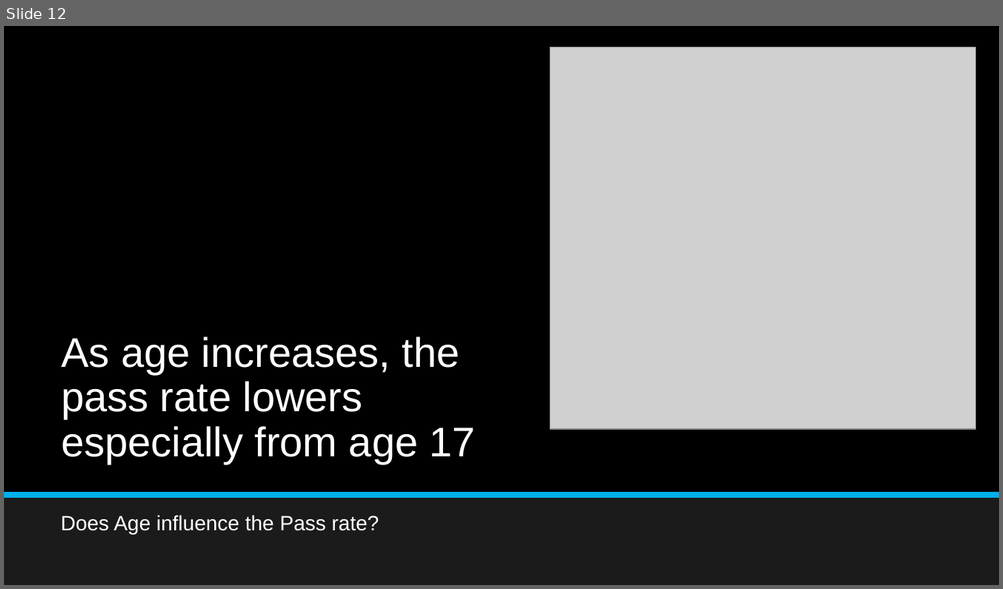
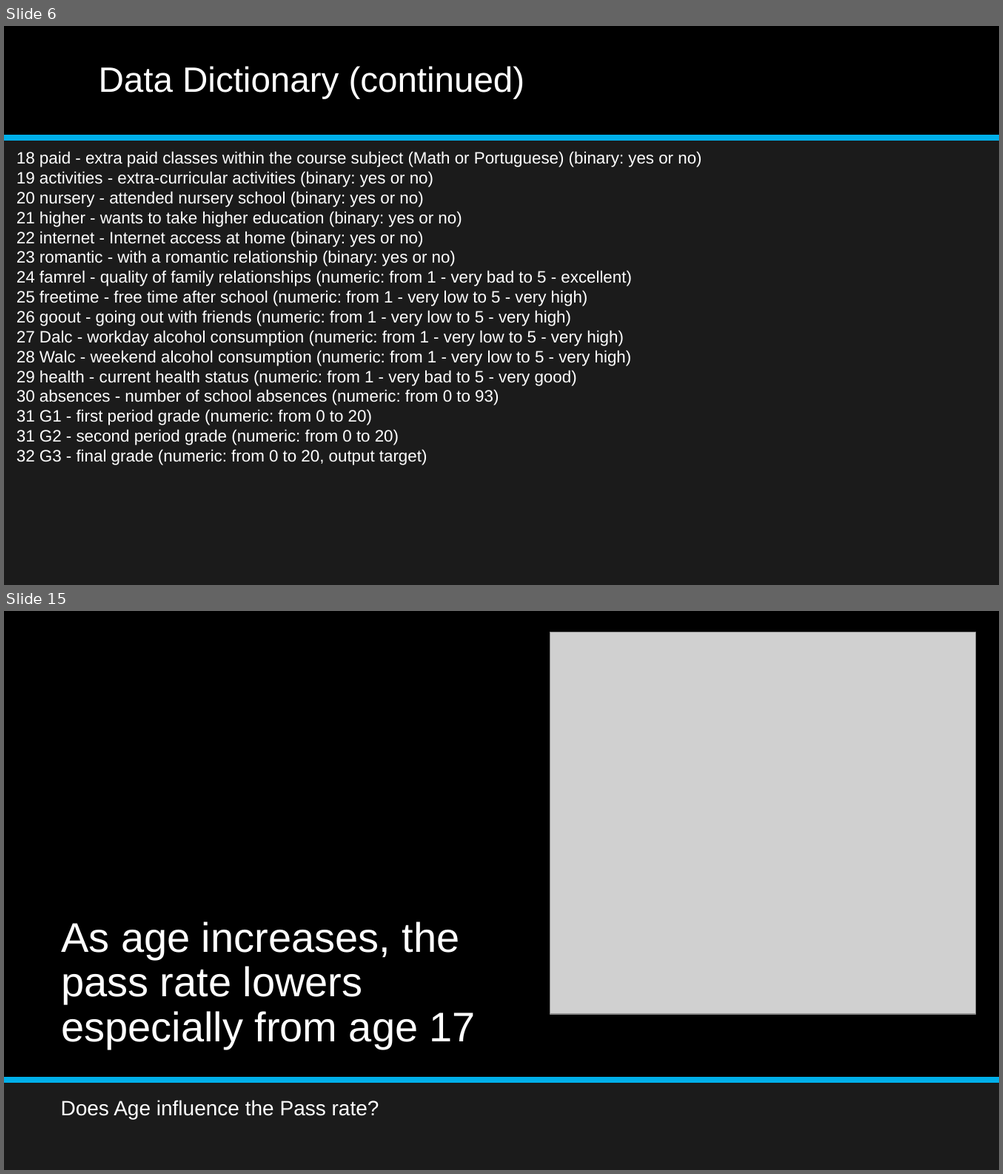
Before and after one commit to aajunwa/capstone, a slide deck: Student Alcohol Consumption Data Science Project.pptx. Shown one above the other, each under a label of ours: slide 12 before the commit, slides 6 and 15 after it; the slides between them are not shown. The pictures are 1003x589 and 1003x1174 pixels, drawn with LibreOffice and Linux fonts; fonts in the diff are those of the drawing; grey boxes stand for pictures. Boxes give left, top, right and bottom in pixels: in the first picture for what was removed or moved away, otherwise in the second. Text is boxed around its words. In the diff, an @@ line names an element or a change of style, - is before the commit and + after.

```diff
--- a/Student Alcohol Consumption Data Science Project.pptx
+++ b/Student Alcohol Consumption Data Science Project.pptx
@@ slide 6 added at (4, 26, 999, 585), background #1B1B1B @@
@@ rectangle added at (4, 26, 999, 138), fill #000000 @@
@@ title added at (99, 66, 525, 99), 34 pt, text #FFFFFF @@
+Data Dictionary (continued)
@@ line added from (4, 138) to (999, 138), #00B0EA 6 pt @@
@@ text added at (17, 151, 701, 466), 16 pt, text #FFFFFF @@
+18 paid - extra paid classes within the course subject (Math or Portuguese) (binary: yes or no)
+19 activities - extra-curricular activities (binary: yes or no)
+20 nursery - attended nursery school (binary: yes or no)
+21 higher - wants to take higher education (binary: yes or no)
+22 internet - Internet access at home (binary: yes or no)
+23 romantic - with a romantic relationship (binary: yes or no)
+24 famrel - quality of family relationships (numeric: from 1 - very bad to 5 - excellent)
+25 freetime - free time after school (numeric: from 1 - very low to 5 - very high)
+26 goout - going out with friends (numeric: from 1 - very low to 5 - very high)
+27 Dalc - workday alcohol consumption (numeric: from 1 - very low to 5 - very high)
+28 Walc - weekend alcohol consumption (numeric: from 1 - very low to 5 - very high)
+29 health - current health status (numeric: from 1 - very bad to 5 - very good)
+30 absences - number of school absences (numeric: from 0 to 93)
+31 G1 - first period grade (numeric: from 0 to 20)
+31 G2 - second period grade (numeric: from 0 to 20)
+32 G3 - final grade (numeric: from 0 to 20, output target)
@@ what was slide 12 is now slide 15 @@
```
Also in this commit, not shown: 17 slides changed, 2 other slides added, 3 slides removed, 2 other files.
